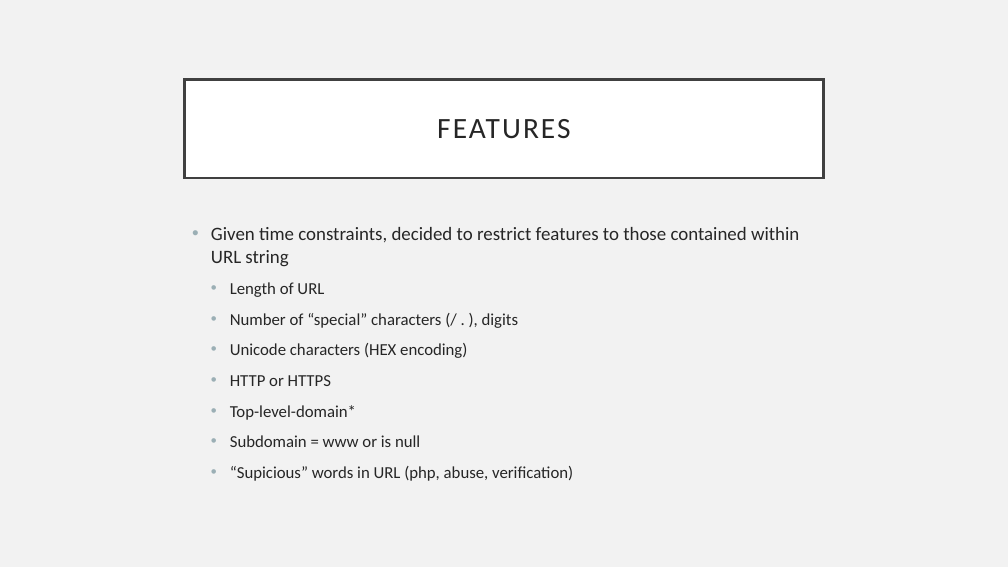
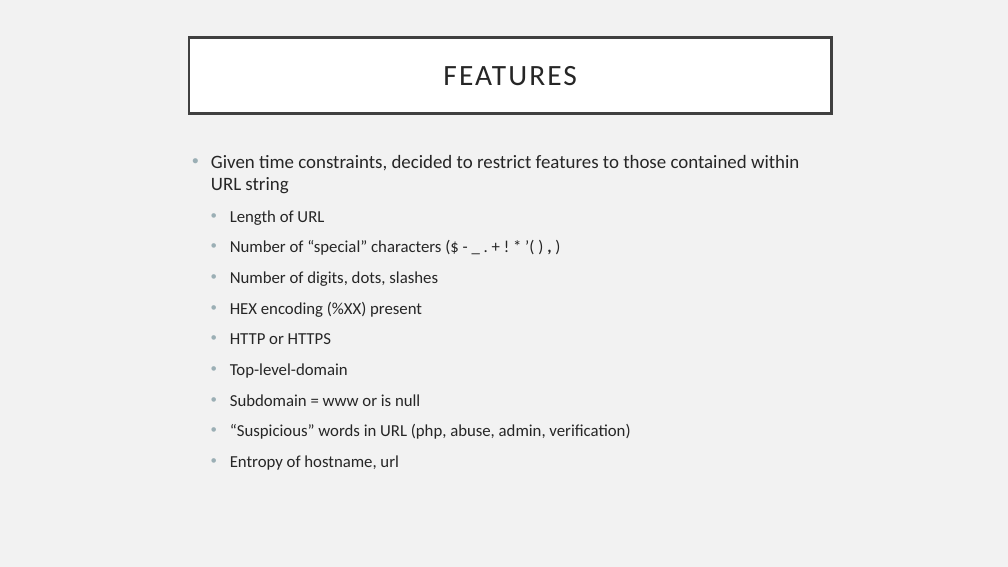
Before and after one commit to kbfreder/phishing-urls, a slide deck: slide 4 of docs/Presentation.pptx. Drawn at 1008x567 pixels with LibreOffice and Linux fonts; fonts in the diff are those of the drawing. Boxes give left, top, right and bottom in pixels: in the first picture for what was removed or moved away, otherwise in the second. Text is boxed around its words. In the diff, an @@ line names an element or a change of style, - is before the commit and + after.

```diff
--- a/docs/Presentation.pptx
+++ b/docs/Presentation.pptx
@@ title "FEATURES": place and size @@
-title "FEATURES" at bbox=[185, 79, 823, 178]
+title "FEATURES" at bbox=[189, 38, 832, 113]
@@ text "Given time constraints, decided to ...": place and size @@
-text "Given time constraints, decided to ..." at bbox=[211, 227, 799, 481]
+text "Given time constraints, decided to ..." at bbox=[211, 155, 799, 470]
@@ text at bbox=[230, 240, 441, 317]: text changed @@
-  • Number of “special” characters (/ . ), digits
-  • Unicode characters (HEX encoding)
+  • Number of “special” characters ($ - _ . + ! * ’( ) , )
+  • Number of digits, dots, slashes
+  • HEX encoding (%XX) present
@@ text at bbox=[230, 363, 348, 378]: text changed @@
-  • Top-level-domain*
+  • Top-level-domain
@@ text at bbox=[230, 424, 630, 470]: text changed @@
-  • “Supicious” words in URL (php, abuse, verification)
+  • “Suspicious” words in URL (php, abuse, admin, verification)
+  • Entropy of hostname, url
```
Also in this commit, not shown: 12 other slides changed, 4 slides added, 1 slide removed.
